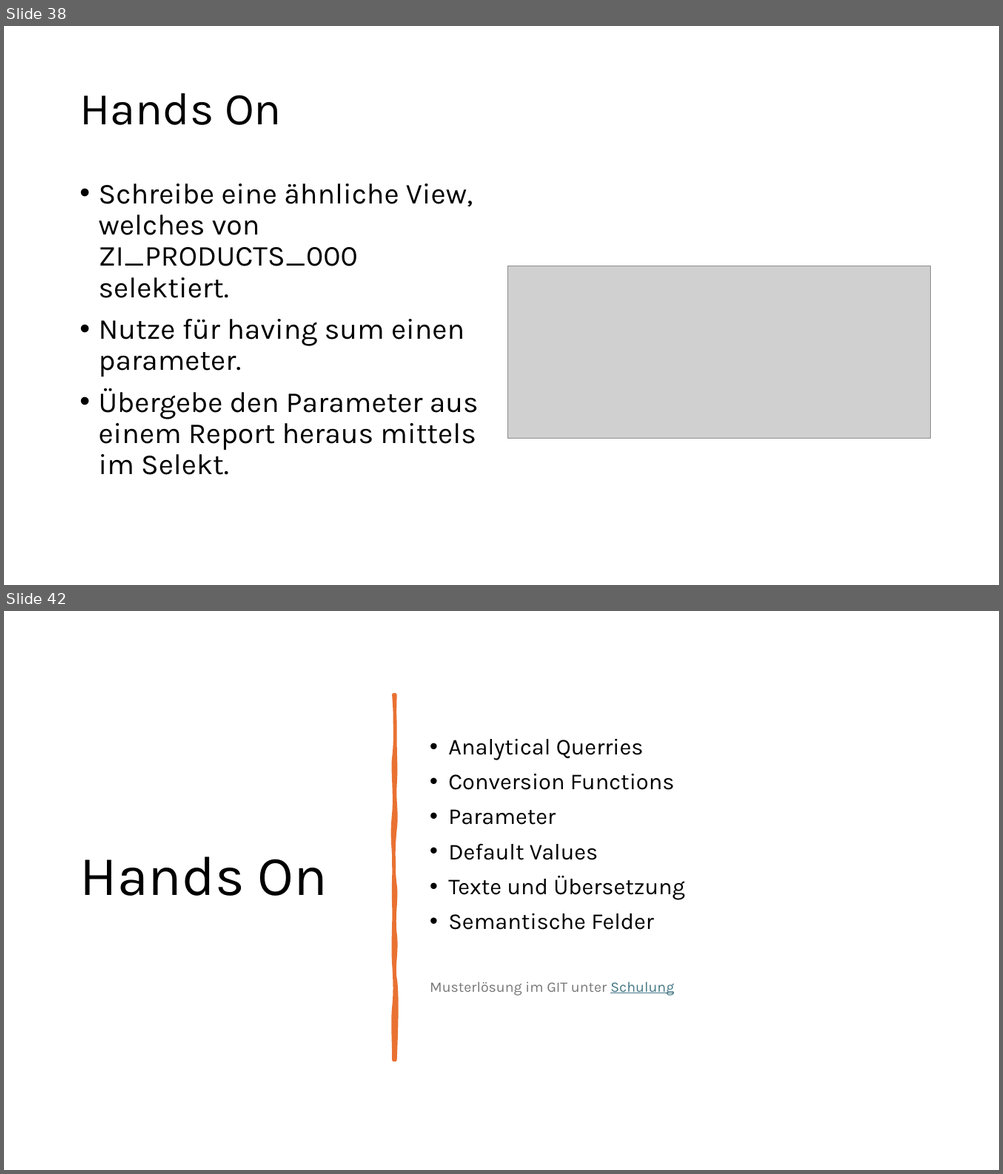
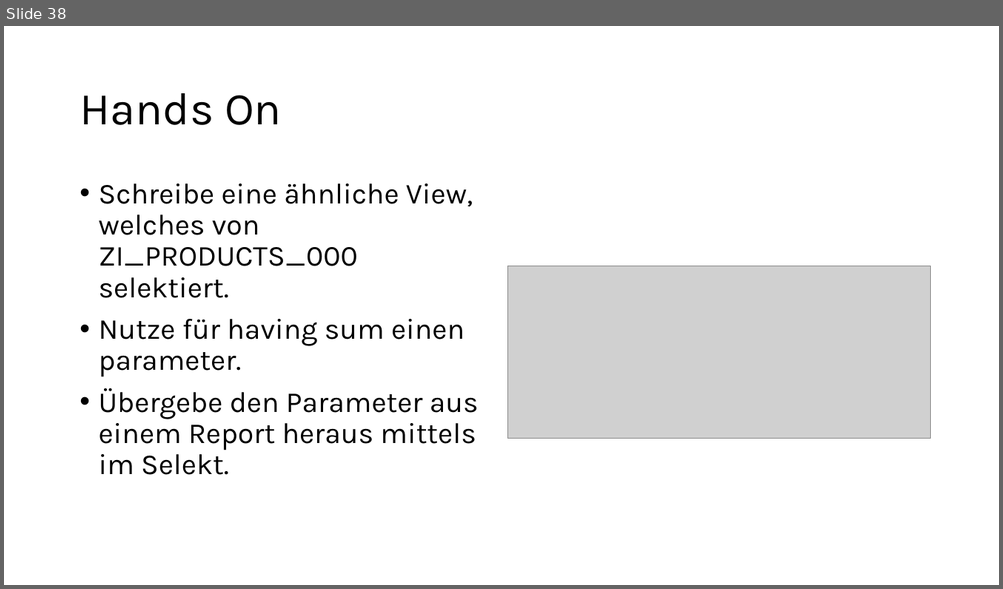
Before and after one commit to DevelopmentBvise/Schulung, a slide deck: CDS presentation/Tag1_Data Modeling with Core Data Services.pptx. Shown one above the other, each under a label of ours: slides 38 and 42 before the commit, slide 38 after it; the slides between them are not shown. The pictures are 1003x1174 and 1003x589 pixels, drawn with LibreOffice and Linux fonts; fonts in the diff are those of the drawing; grey boxes stand for pictures. Boxes give left, top, right and bottom in pixels: in the first picture for what was removed or moved away, otherwise in the second. Text is boxed around its words. In the diff, an @@ line names an element or a change of style, - is before the commit and + after.

```diff
--- a/CDS presentation/Tag1_Data Modeling with Core Data Services.pptx
+++ b/CDS presentation/Tag1_Data Modeling with Core Data Services.pptx
@@ slide 42 removed at bbox=[4, 611, 999, 1170], background #FFFFFF @@
@@ freeform shape removed at bbox=[393, 695, 395, 1060] @@
@@ text removed at bbox=[430, 739, 685, 996] @@
-• Analytical Querries
-• Conversion Functions
-• Parameter
-• Default Values
-• Texte und Übersetzung
-• Semantische Felder
-Musterlösung im GIT unter Schulung
@@ title removed at bbox=[80, 857, 327, 896] @@
-Hands On
```
Also in this commit, not shown: 1 slide changed, 12 other slides removed.
